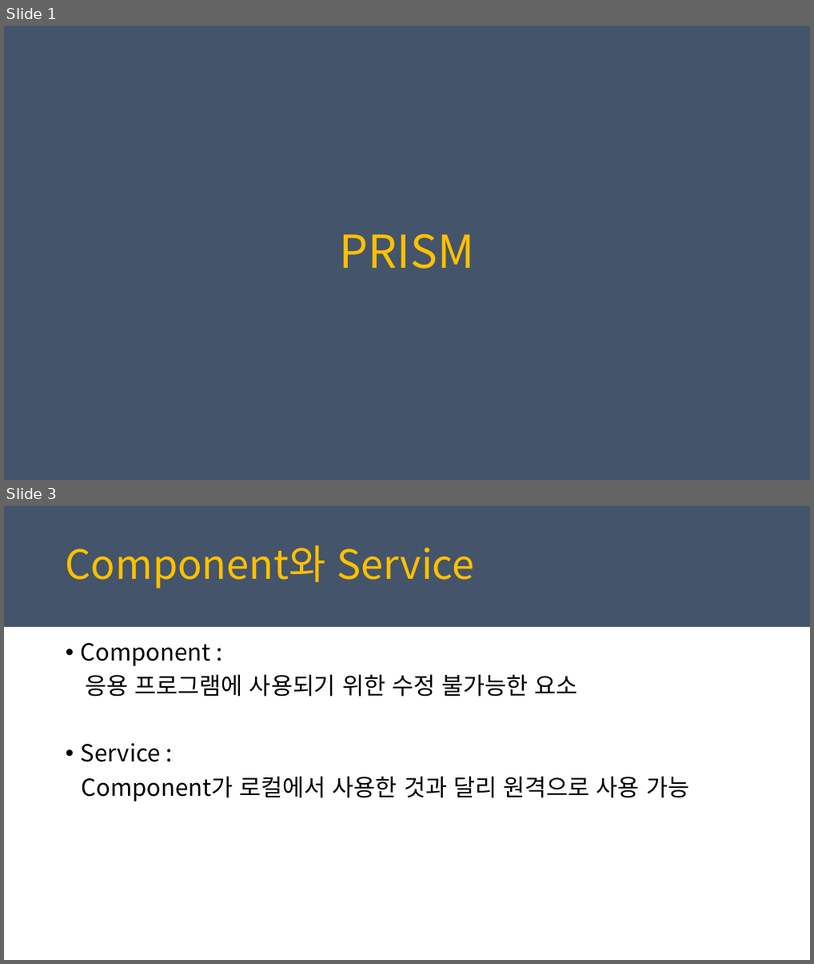
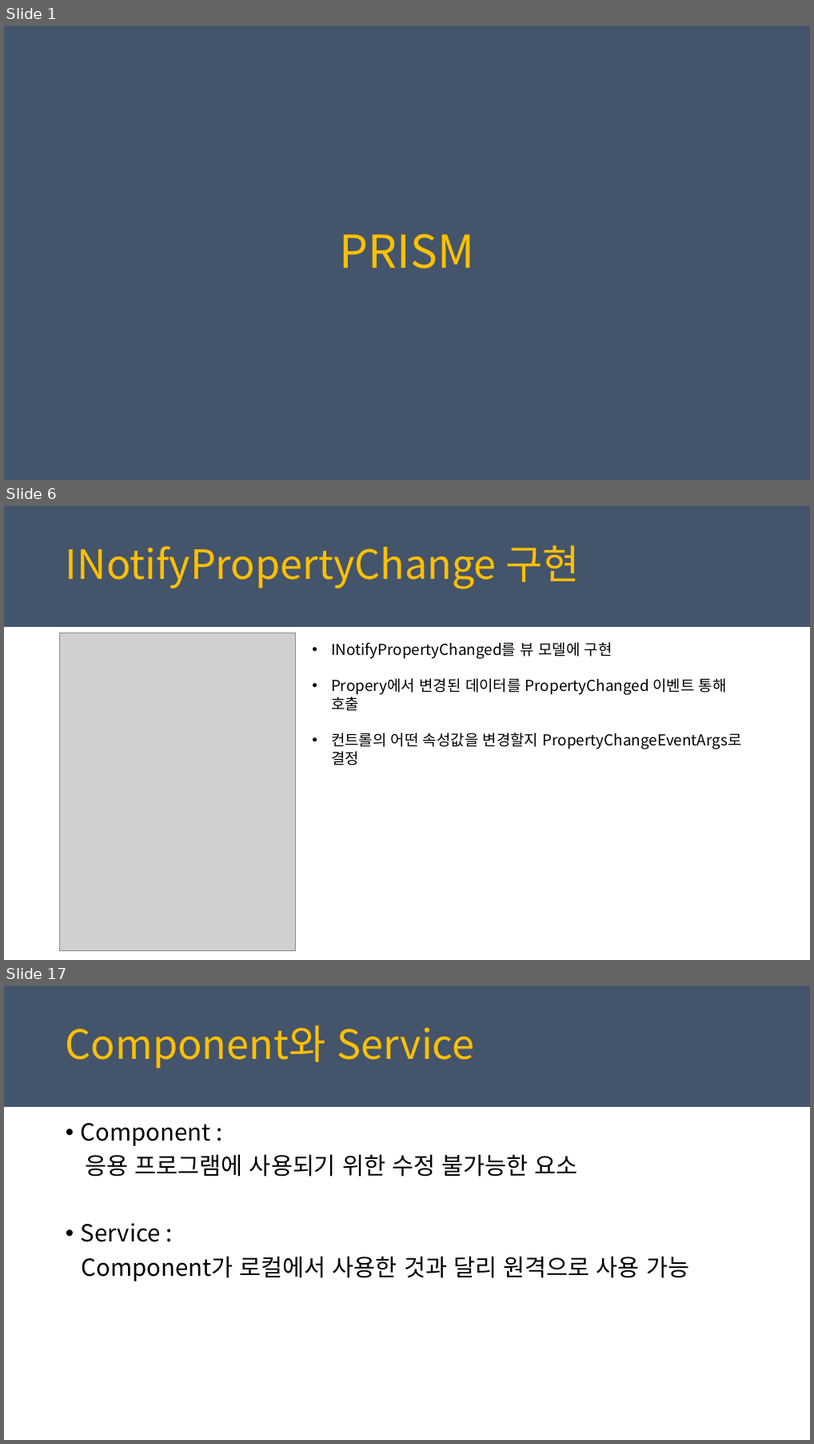
Before and after one commit to juniair/Summary-PPT, a slide deck: PRISM_최종.pptx. Shown one above the other, each under a label of ours: slides 1 and 3 before the commit, slides 1, 6 and 17 after it; the slides between them are not shown. The pictures are 814x964 and 814x1444 pixels, drawn with LibreOffice and Linux fonts; fonts in the diff are those of the drawing; grey boxes stand for pictures. Boxes give left, top, right and bottom in pixels: in the first picture for what was removed or moved away, otherwise in the second. Text is boxed around its words. In the diff, an @@ line names an element or a change of style, - is before the commit and + after.

```diff
--- a/PRISM_최종.pptx
+++ b/PRISM_최종.pptx
@@ slide 6 added at (4,506,810,960), background #FFFFFF; not listed: 1 template element that a slide beside it also shows @@
@@ text added at (66,545,580,589), 48 pt, text #FFC000 @@
+INotifyPropertyChange 구현
@@ picture added at (60,633,295,951) @@
@@ text added at (331,642,742,765), 18 pt, text #000000 @@
+• INotifyPropertyChanged를 뷰 모델에 구현
+• Propery에서 변경된 데이터를 PropertyChanged 이벤트 통해 호출
+• 컨트롤의 어떤 속성값을 변경할지 PropertyChangeEventArgs로 결정
@@ what was slide 3 is now slide 17 @@
```
Also in this commit, not shown: 7 slides changed, 27 other slides added, 3 slides removed, 3 other files.
